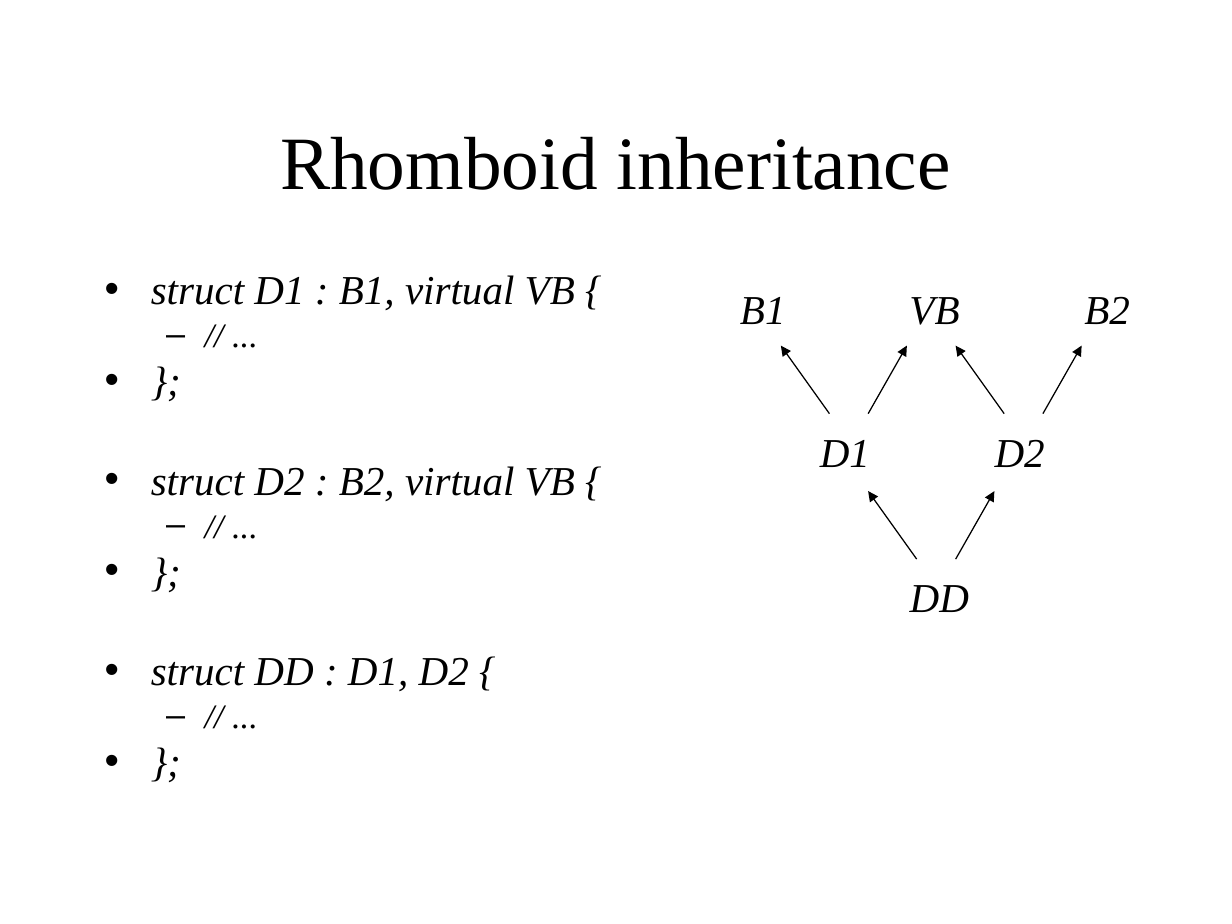
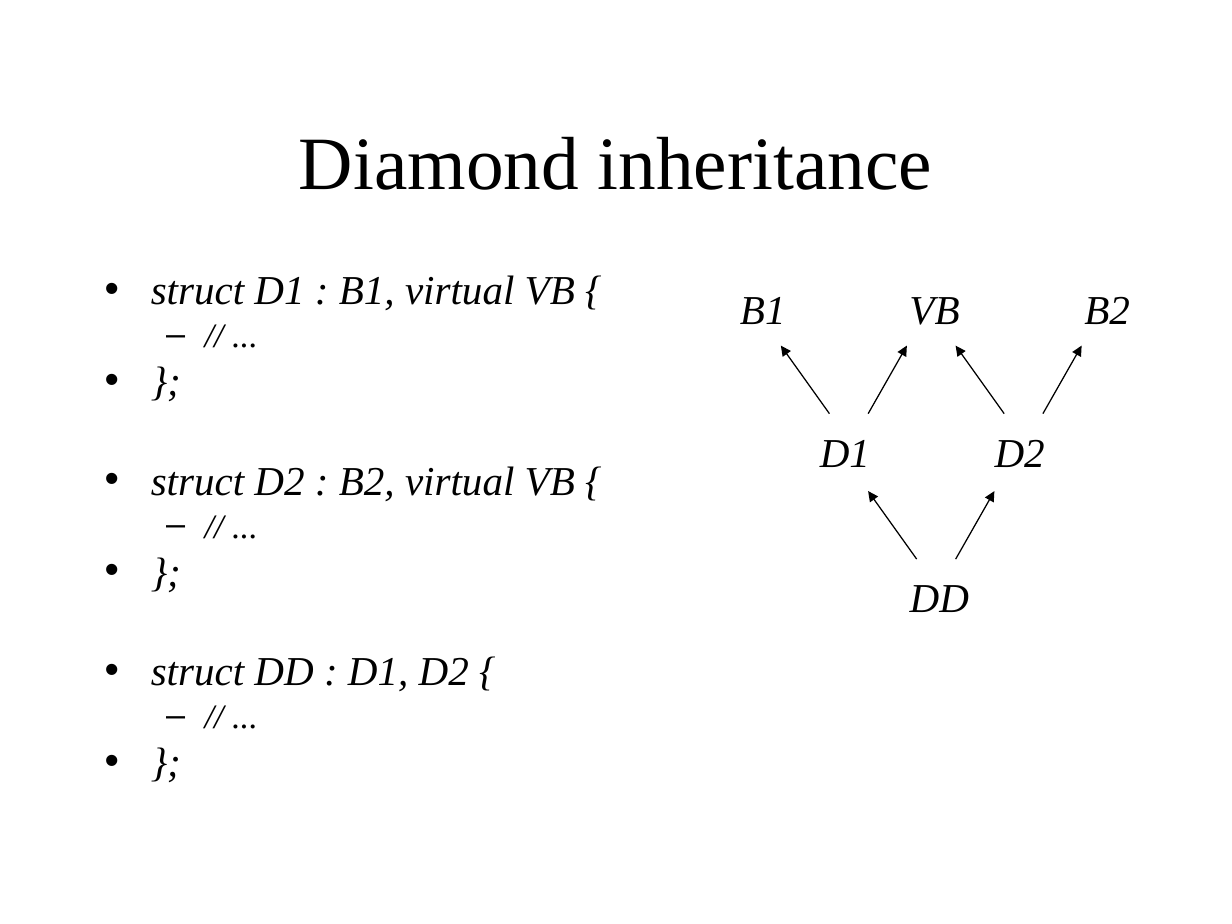
Before and after one commit to KeiHasegawa/cxx_doc, a slide deck: slide 5 of 06_2_derived_e.ppt. Drawn at 1232x924 pixels with LibreOffice and Linux fonts; fonts in the diff are those of the drawing. Boxes give left, top, right and bottom in pixels: in the first picture for what was removed or moved away, otherwise in the second. Text is boxed around its words. In the diff, an @@ line names an element or a change of style, - is before the commit and + after.

Commit message:
fix 06_2_derived_e.ppt

```diff
--- a/06_2_derived_e.ppt
+++ b/06_2_derived_e.ppt
@@ title at <box>299,136,932,190</box>: text changed @@
-Rhomboid inheritance
+Diamond inheritance
```
